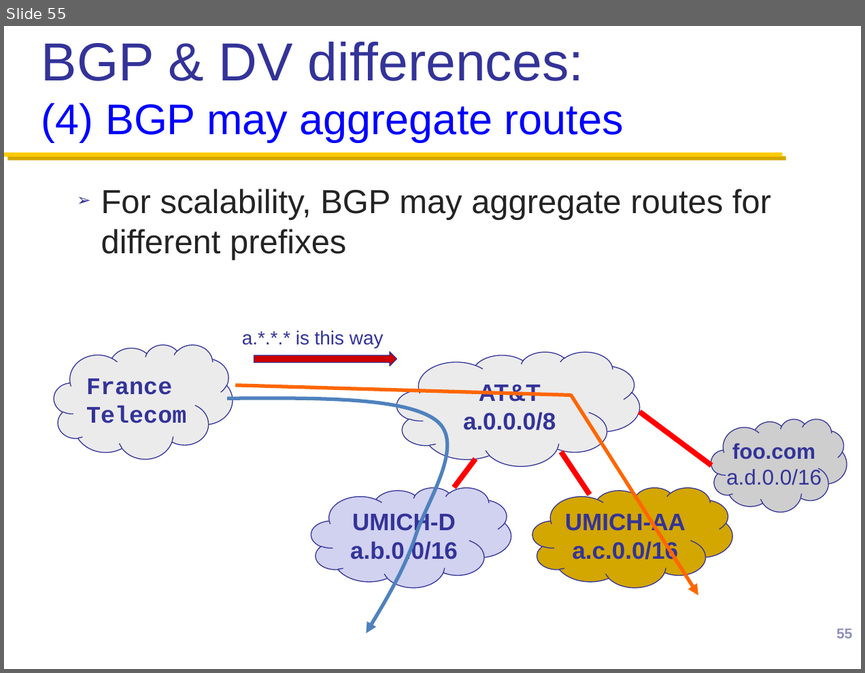
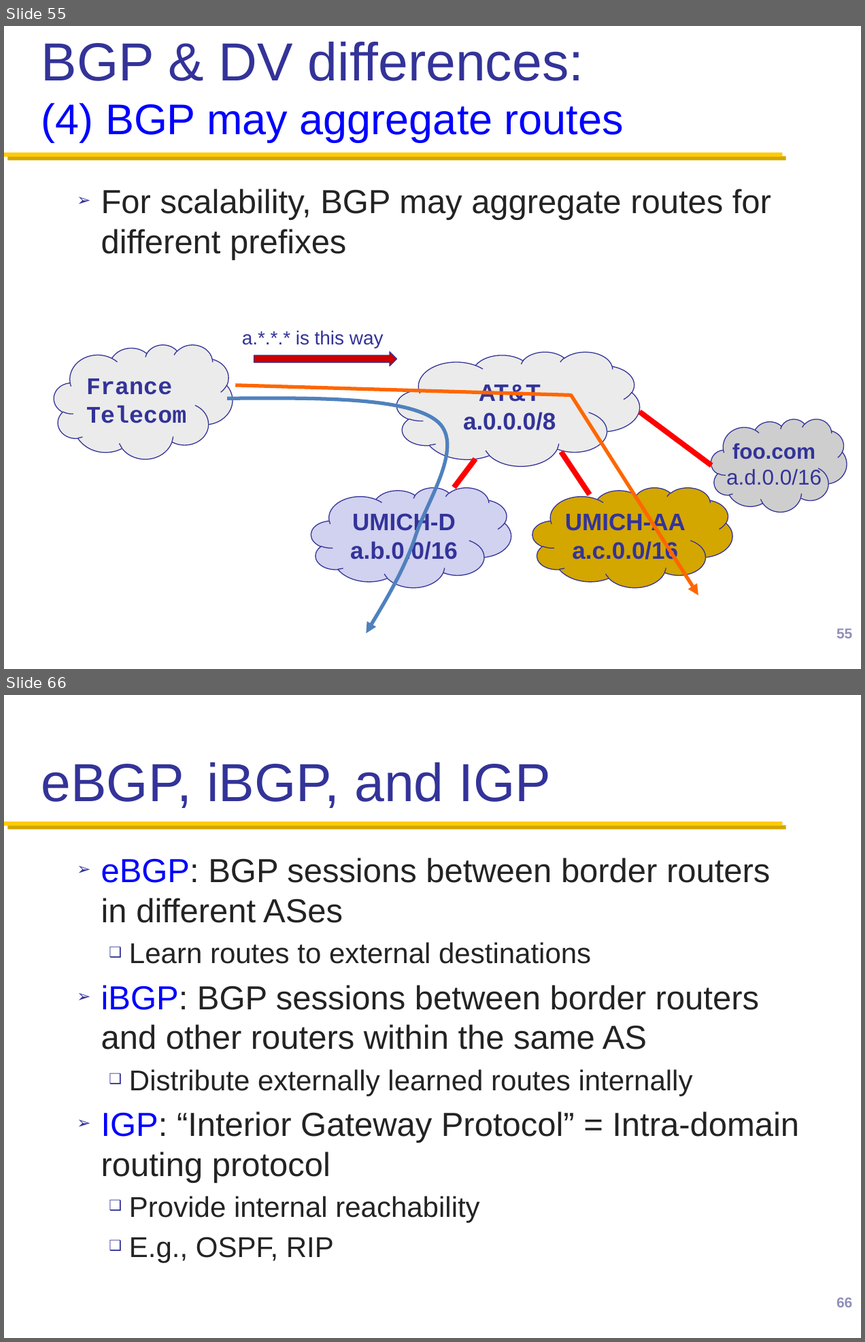
Before and after one commit to henryhxu/CSCI4430-ESTR4120, a slide deck: lec/lec14.pptx. Shown one above the other, each under a label of ours: slide 55 before the commit, slides 55 and 66 after it; the slides between them are not shown. The pictures are 865x673 and 865x1342 pixels, drawn with LibreOffice and Linux fonts; fonts in the diff are those of the drawing; background and template pictures are left out. Boxes give left, top, right and bottom in pixels: in the first picture for what was removed or moved away, otherwise in the second. Text is boxed around its words. In the diff, an @@ line names an element or a change of style, - is before the commit and + after.

```diff
--- a/lec/lec14.pptx
+++ b/lec/lec14.pptx
@@ slide 66 added at (x1=4, y1=695, x2=861, y2=1338), background #FFFFFF; not listed: 1 template element that a slide beside it also shows @@
@@ title added at (x1=41, y1=762, x2=551, y2=808), 45 pt, text #333399 @@
+eBGP, iBGP, and IGP
@@ text added at (x1=101, y1=858, x2=799, y2=1262), 28 pt, text #232323 @@
+➢ eBGP: BGP sessions between border routers in different ASes
+  ❑ Learn routes to external destinations
+➢ iBGP: BGP sessions between border routers and other routers within the same AS
+  ❑ Distribute externally learned routes internally
+➢ IGP: “Interior Gateway Protocol” = Intra-domain routing protocol
+  ❑ Provide internal reachability
+  ❑ E.g., OSPF, RIP
@@ page number added at (x1=836, y1=1297, x2=852, y2=1307), 12 pt, text #9090BA @@
+66
```
Also in this commit, not shown: 2 slides changed, 27 other slides added.
